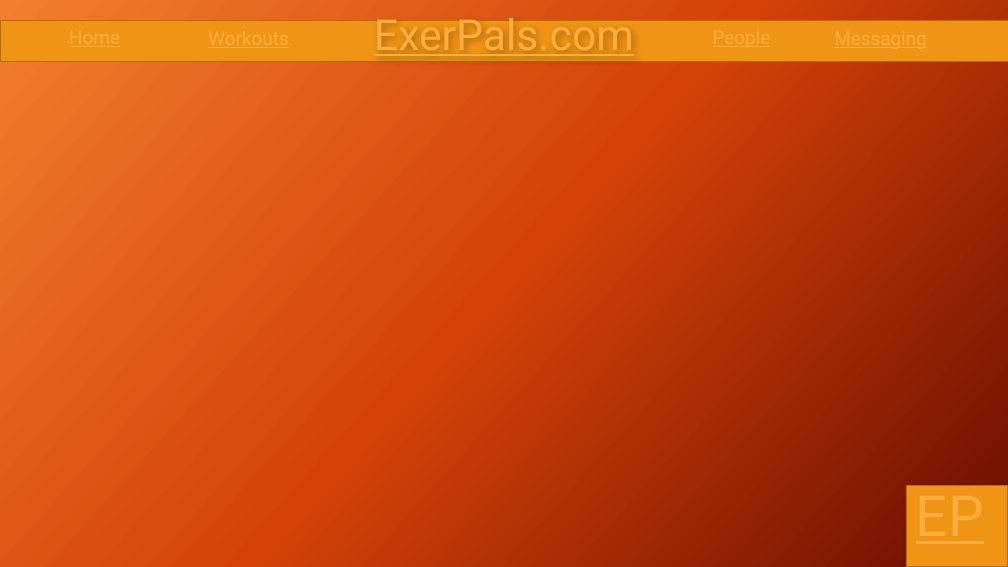
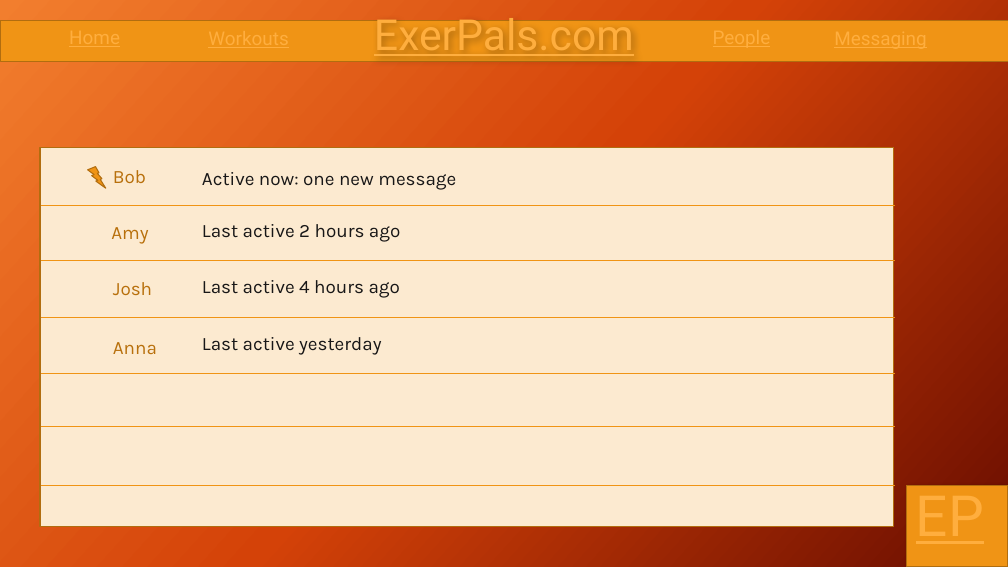
Before and after one commit to rscott32/HCI_Group_19, a slide deck: slide 4 of High Fidelity Prototyping Group 19.pptx. Drawn at 1008x567 pixels with LibreOffice and Linux fonts; fonts in the diff are those of the drawing; grey boxes stand for pictures; background and template pictures are left out. Boxes give left, top, right and bottom in pixels: in the first picture for what was removed or moved away, otherwise in the second. Text is boxed around its words. In the diff, an @@ line names an element or a change of style, - is before the commit and + after.

Commit message:
messaging page now finished

```diff
--- a/High Fidelity Prototyping Group 19.pptx
+++ b/High Fidelity Prototyping Group 19.pptx
@@ rectangle added at (40,147,894,526), fill #FCEAD0, outline #B26D10 1 pt @@
@@ lightning bolt added at (86,166,107,189), fill #F09415, outline #B26D10 1 pt @@
@@ text added at (113,170,146,183), 18 pt, text #B8700C @@
+Bob
@@ text added at (202,172,456,190), 18 pt, text #181717 @@
+Active now: one new message
@@ line added from (42, 205) to (895, 205), #F09415 0.75 pt @@
@@ text added at (111,227,148,244), 18 pt, text #B8700C @@
+Amy
@@ text added at (202,224,400,242), 18 pt, text #181717 @@
+Last active 2 hours ago
@@ line added from (42, 261) to (895, 261), #F09415 0.75 pt @@
@@ text added at (113,282,152,295), 18 pt, text #B8700C @@
+Josh
@@ text added at (202,280,400,298), 18 pt, text #181717 @@
+Last active 4 hours ago
@@ line added from (42, 318) to (895, 318), #F09415 0.75 pt @@
@@ text added at (113,342,157,354), 18 pt, text #B8700C @@
+Anna
@@ text added at (202,337,381,355), 18 pt, text #181717 @@
+Last active yesterday
@@ line added from (42, 374) to (895, 374), #F09415 0.75 pt @@
@@ line added from (42, 426) to (895, 426), #F09415 0.75 pt @@
@@ line added from (42, 485) to (895, 485), #F09415 0.75 pt @@
```
